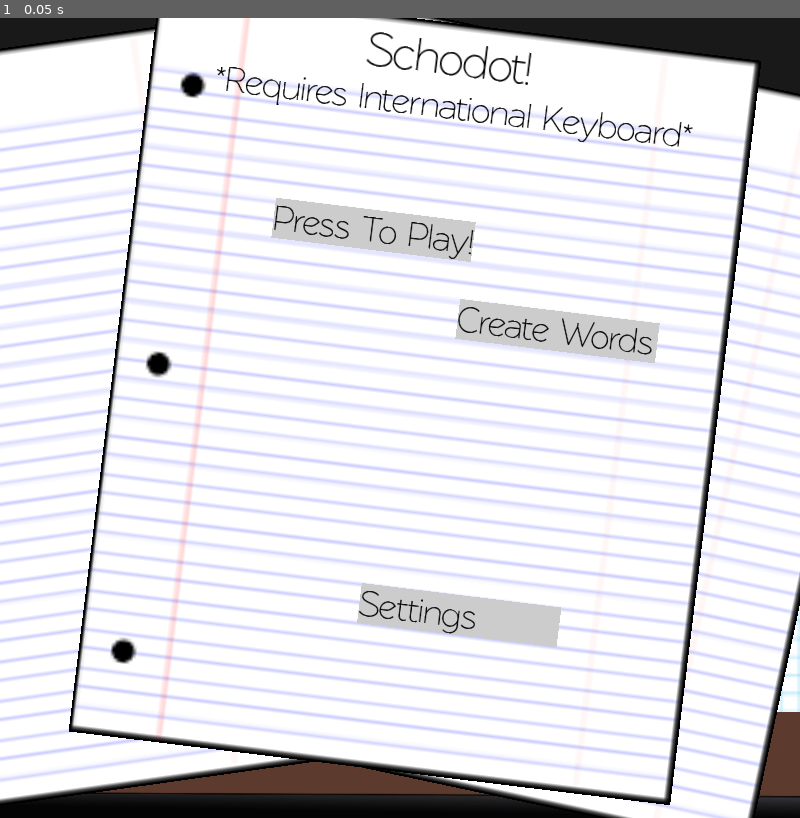
Above: before the commit, frame 1.
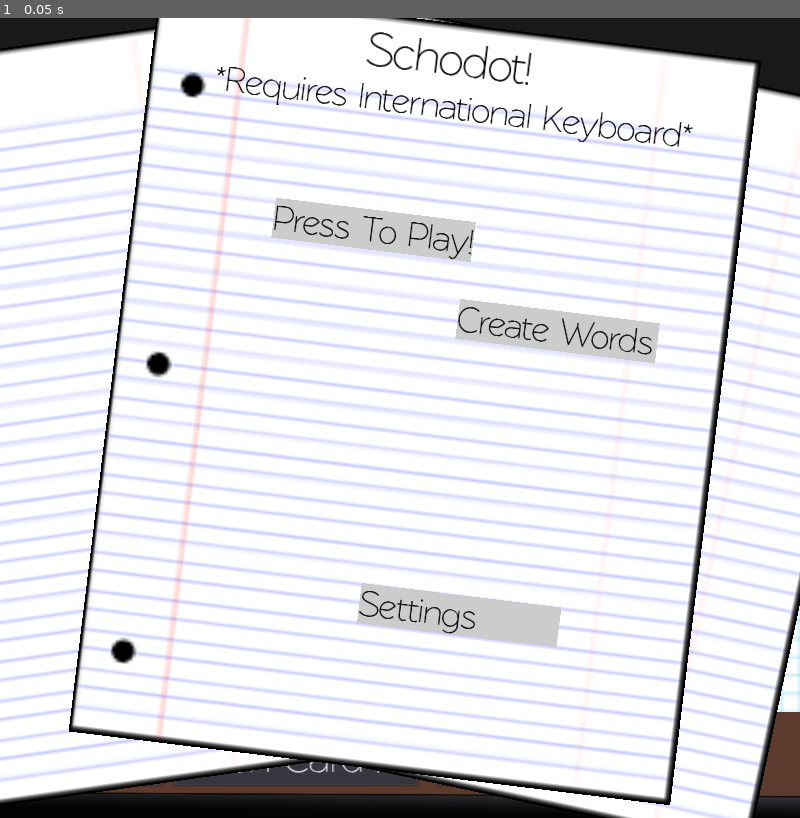
Above: after the commit, the same moment.

Repository: MasterKitten/Addicting-FlashCard-Learning
Game: Godot game, scene res://Defaults/Main Scene.tscn
Same seed, same stepped clock (60 frames per second), same inputs: the game is played once before the commit and once after it.
Inputs:
- Up to frame 1 (0.05 s): no input

The runs differ from the first frame. In frame 1, 0.5% of the frame differs, in the area x 19-56%, y 93-96%.

Commit message:
New feature
You can now study ALL GROUPS :+1:
Also, its now in V.0.3 (I'm starting to get bored of this)

Diff:
--- a/Schodot/Scenes/Selecting Practice.gd
+++ b/Schodot/Scenes/Selecting Practice.gd
@@ -15,7 +15,6 @@
 export (PackedScene) var TypingScene
 
 var ItemToDo = 0
-var SwapQA = false
 
 func Populate(datas):
 	Groups = datas.Groups
@@ -89,5 +88,47 @@
 	get_node("Music").play()
 	get_node(".").visible = true
 
+# Go back to the main menu!
 func _on_Quit_pressed():
 	var _nill = get_tree().change_scene("res://Defaults/Main Scene.tscn")
+
+# Used for the buttons below, which get ALL of the stuff in the groups
+func InstanceAll(Instance):
+	# Had to copy/paste, different from other function.
+	SelectedAnswers = []
+	SelectedQuestions = []
+	var i = 0
+	ItemToDo = 0
+	while ItemToDo < Groups.size():
+		while i < Answers[ItemToDo].size():
+			var Thing = Answers[ItemToDo][i]
+			SelectedAnswers.append(Thing)
+			i += 1
+		i = 0
+		ItemToDo += 1
+	i = 0
+	ItemToDo = 0
+	while ItemToDo < Groups.size():
+		while i < Questions[ItemToDo].size():
+			var Thing = Questions[ItemToDo][i]
+			SelectedQuestions.append(Thing)
+			i += 1
+		i = 0
+		ItemToDo += 1
+	var Item = Instance.instance()
+	get_parent().add_child(Item)
+	Item.SelectedQuestions = SelectedQuestions
+	Item.SelectedAnswers = SelectedAnswers
+	Item.ShowAnswers = ShowAnswer
+	Item.UpdateText()
+	GoToGame()
+
+# Buttons to get all the grouos & do them all :D
+func _on_Quiz_All_pressed():
+	InstanceAll(QuizScene)
+
+func _on_Flash_Card_All_pressed():
+	InstanceAll(FlashScene)
+
+func _on_Write_All_pressed():
+	InstanceAll(TypingScene)
--- a/Schodot/Scenes/Selecting Practice.tscn
+++ b/Schodot/Scenes/Selecting Practice.tscn
@@ -33,17 +33,16 @@
 rect_clip_content = true
 
 [node name="Quit" type="Button" parent="."]
-margin_left = 257.6
+margin_left = 255.0
 margin_top = 53.6
-margin_right = 299.6
-margin_bottom = 73.6
+margin_right = 362.0
+margin_bottom = 114.6
 rect_rotation = -90.0
 rect_scale = Vector2( 0.35, 0.35 )
 custom_fonts/font = ExtResource( 5 )
 text = "Back"
 
 [node name="WindowDialog" type="WindowDialog" parent="."]
-visible = true
 margin_left = 40.4
 margin_top = 127.2
 margin_right = 215.4
@@ -84,7 +83,40 @@
 autoplay = true
 bus = "Music"
 
+[node name="Quiz All" type="Button" parent="."]
+margin_left = 255.0
+margin_top = 310.0
+margin_right = 404.0
+margin_bottom = 371.0
+rect_rotation = -90.0
+rect_scale = Vector2( 0.35, 0.35 )
+custom_fonts/font = ExtResource( 5 )
+text = "Quiz All"
+
+[node name="Flash Card All" type="Button" parent="."]
+margin_left = 255.0
+margin_top = 250.0
+margin_right = 533.0
+margin_bottom = 311.0
+rect_rotation = -90.0
+rect_scale = Vector2( 0.35, 0.35 )
+custom_fonts/font = ExtResource( 5 )
+text = "Flash Card All"
+
+[node name="Write All" type="Button" parent="."]
+margin_left = 255.0
+margin_top = 145.0
+margin_right = 362.0
+margin_bottom = 206.0
+rect_rotation = -90.0
+rect_scale = Vector2( 0.35, 0.35 )
+custom_fonts/font = ExtResource( 5 )
+text = "Write All"
+
 [connection signal="pressed" from="Quit" to="." method="_on_Quit_pressed"]
 [connection signal="pressed" from="WindowDialog/Quiz" to="." method="_on_Quiz_pressed"]
 [connection signal="pressed" from="WindowDialog/Flash" to="." method="_on_Flash_pressed"]
 [connection signal="pressed" from="WindowDialog/Learning" to="." method="_on_Learning_pressed"]
+[connection signal="pressed" from="Quiz All" to="." method="_on_Quiz_All_pressed"]
+[connection signal="pressed" from="Flash Card All" to="." method="_on_Flash_Card_All_pressed"]
+[connection signal="pressed" from="Write All" to="." method="_on_Write_All_pressed"]
Not shown, changed: Schodot/export_presets.cfg
